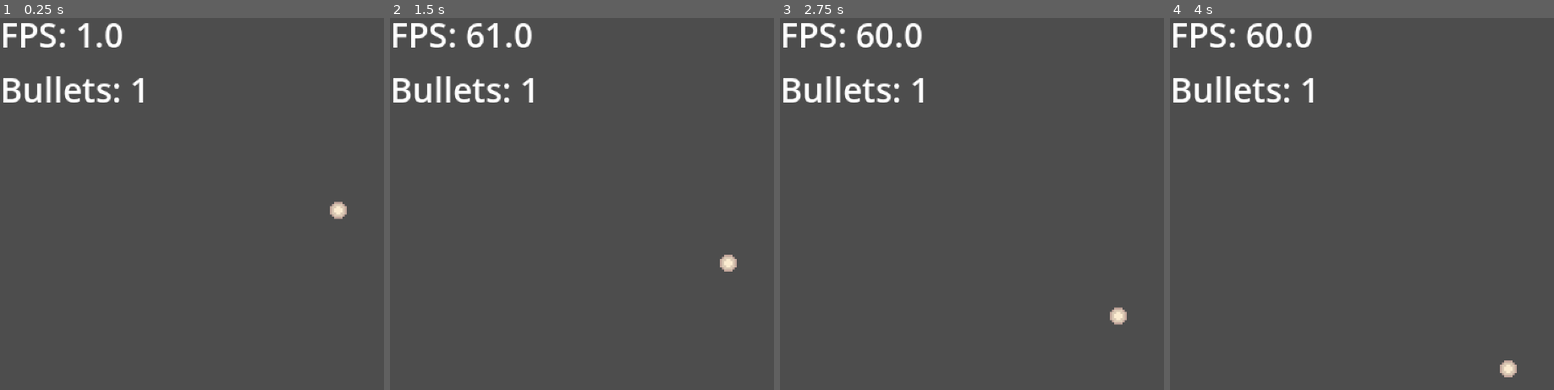
Above: before the commit, frames 1-4 (left to right).
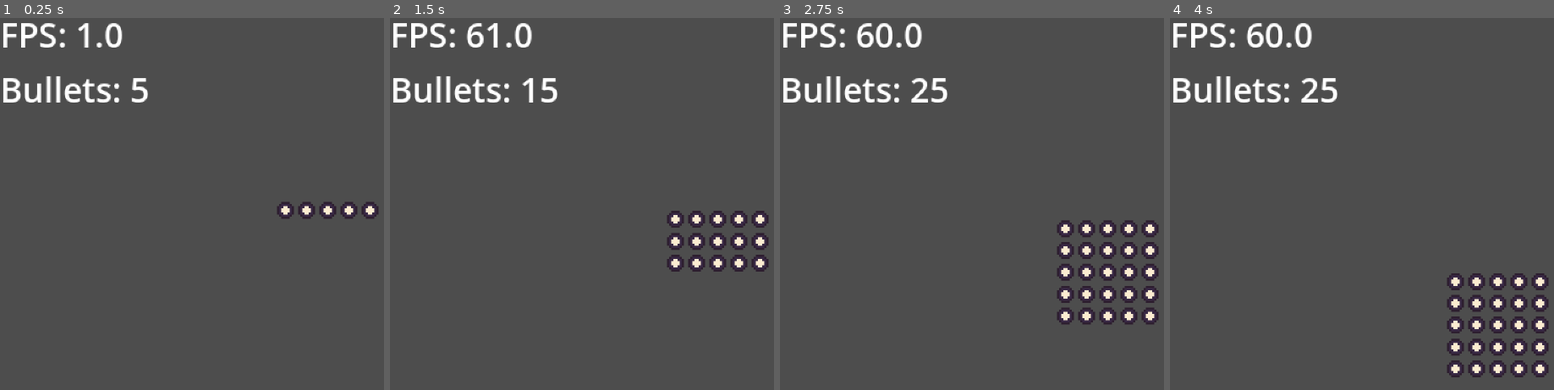
Above: after the commit, the same moments.

Repository: storkgreen25/Another-One-Bullet-Hell-Engine--Godot-
Game: Godot game, scene res://world.tscn
Two runs of this game, one before a commit and one after it. Both use one fixed random seed, a clock stepped at 60 frames per second and the inputs below.
Inputs:
- Up to frame 1 (0.25 s): no input
- Up to frame 2 (1.5 s): no input
- Up to frame 3 (2.75 s): no input
- Up to frame 4 (4 s): no input

The runs differ from the first frame. In frame 1, 1.0% of the frame differs, in the area x 34-99%, y 16-55%; in frame 2, 2.6%; in frame 3, 4.3%, in the area x 34-99%, y 16-83%; in frame 4, 4.3%.

Commit message:
Update world.tscn

Diff:
--- a/world.tscn
+++ b/world.tscn
@@ -1,12 +1,25 @@
-[gd_scene load_steps=6 format=3 uid="uid://bfcgkti04dtth"]
+[gd_scene load_steps=8 format=3 uid="uid://bfcgkti04dtth"]
 
 [ext_resource type="Script" uid="uid://boj1bnpwwnauk" path="res://world.gd" id="1_tlwt5"]
 [ext_resource type="Script" uid="uid://b2pn4boatm3ko" path="res://spawners/spawner_projectiles.gd" id="2_aqk2v"]
 [ext_resource type="Script" uid="uid://dwn3fd1taydem" path="res://spawners/spawner_projectiles_stats.gd" id="3_aqk2v"]
+[ext_resource type="Script" uid="uid://bdnw44xk5o1b5" path="res://projectiles/projectile_stats.gd" id="4_036b0"]
 [ext_resource type="PackedScene" uid="uid://wxd5xgcicofa" path="res://projectiles/default_bullet.tscn" id="5_036b0"]
+
+[sub_resource type="Resource" id="Resource_036b0"]
+script = ExtResource("4_036b0")
+speed = 20
+metadata/_custom_type_script = "uid://bdnw44xk5o1b5"
 
 [sub_resource type="Resource" id="Resource_aqk2v"]
 script = ExtResource("3_aqk2v")
+stats_override = true
+stats_new = SubResource("Resource_036b0")
+spawn_type = 4
+type_amount = 5
+type_gap = 10.0
+layers_amount = 5
+color = 8
 metadata/_custom_type_script = "uid://dwn3fd1taydem"
 
 [node name="World" type="Node2D"]
